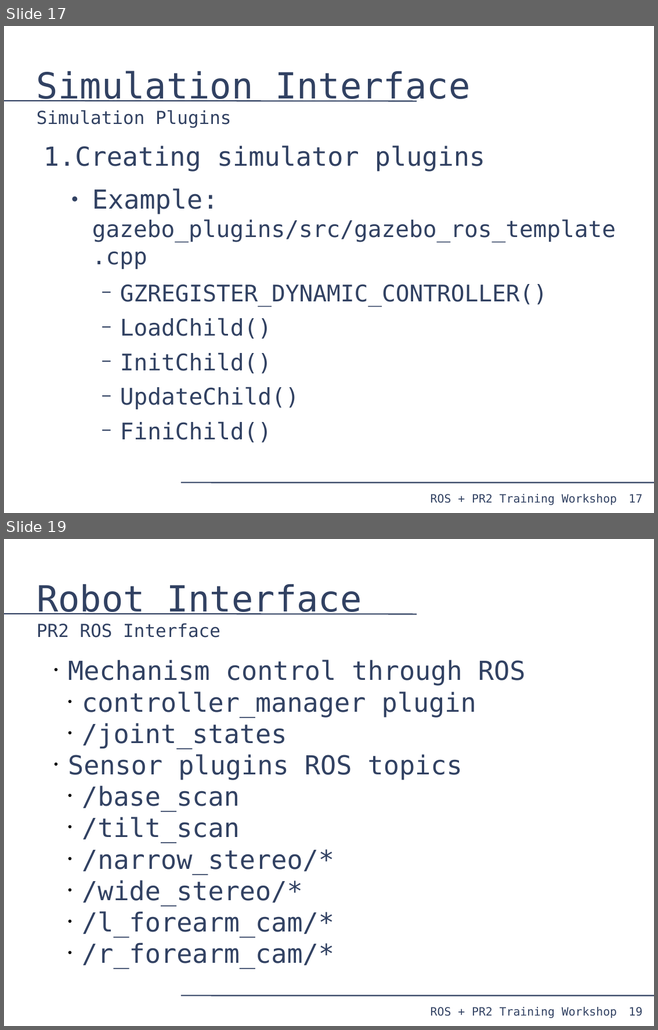
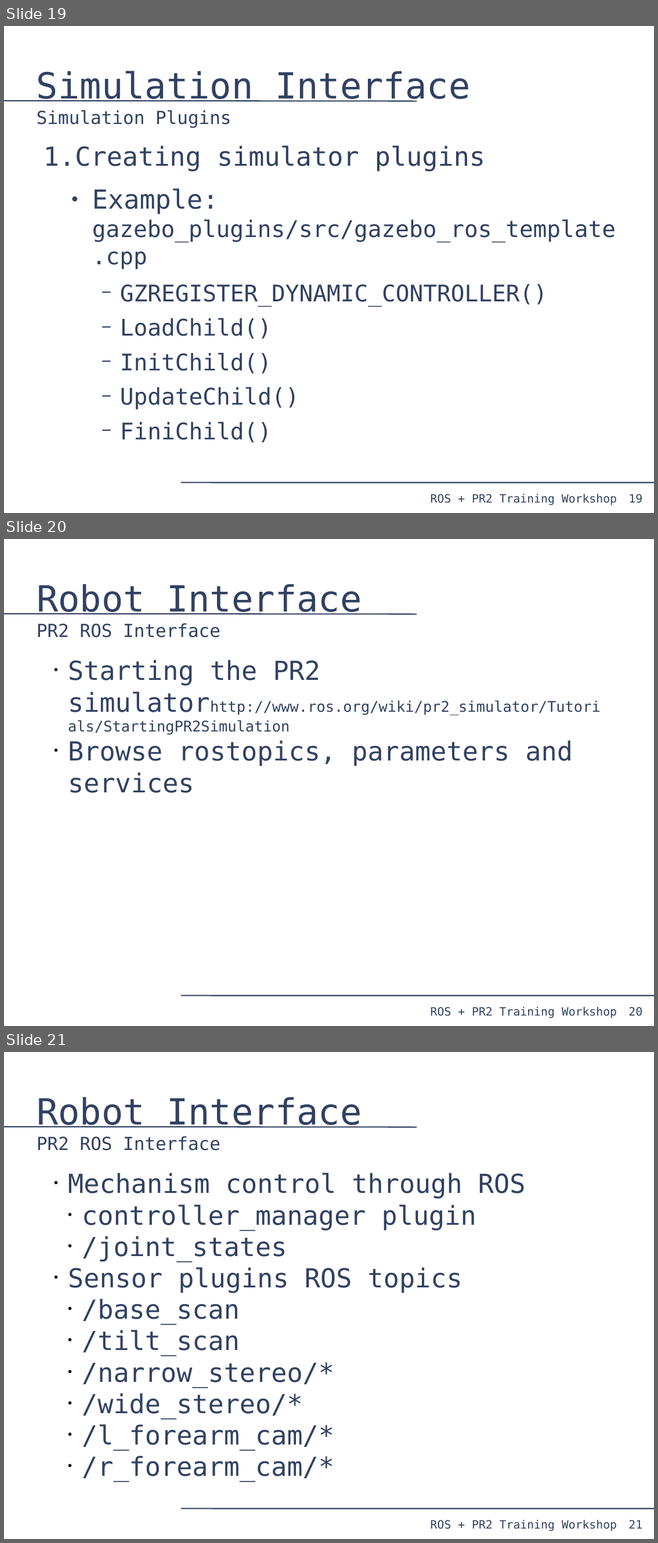
Before and after one commit to PR2/pr2_docs, a slide deck: pr2_training_workshop/simulation/simulation_training_workshop.odp. Shown one above the other, each under a label of ours: slides 17 and 19 before the commit, slides 19, 20 and 21 after it; the slides between them are not shown. The pictures are 658x1030 and 658x1543 pixels, drawn with LibreOffice and Linux fonts; fonts in the diff are those of the drawing. Boxes give left, top, right and bottom in pixels: in the first picture for what was removed or moved away, otherwise in the second. Text is boxed around its words. In the diff, an @@ line names an element or a change of style, - is before the commit and + after.

```diff
--- a/pr2_training_workshop/simulation/simulation_training_workshop.odp
+++ b/pr2_training_workshop/simulation/simulation_training_workshop.odp
@@ slide 20 added at (4, 539, 654, 1026), background #FFFFFF; not listed: 4 template elements that a slide beside it also shows @@
@@ title added at (36, 584, 361, 638), 22 pt, text #314162 @@
+Robot Interface
+PR2 ROS Interface
@@ text added at (68, 660, 600, 793), 18 pt, text #314162 @@
+• Starting the PR2 simulatorhttp://www.ros.org/wiki/pr2_simulator/Tutorials/StartingPR2Simulation
+• Browse rostopics, parameters and services
@@ what was slide 17 is now slide 19 @@
@@ page number at (628, 494, 642, 503): text changed @@
-17
+19
@@ what was slide 19 is now slide 21 @@
@@ page number at (628, 1520, 642, 1529): text changed @@
-19
+21
```
Also in this commit, not shown: 2 slides changed, 1 other slide added.
